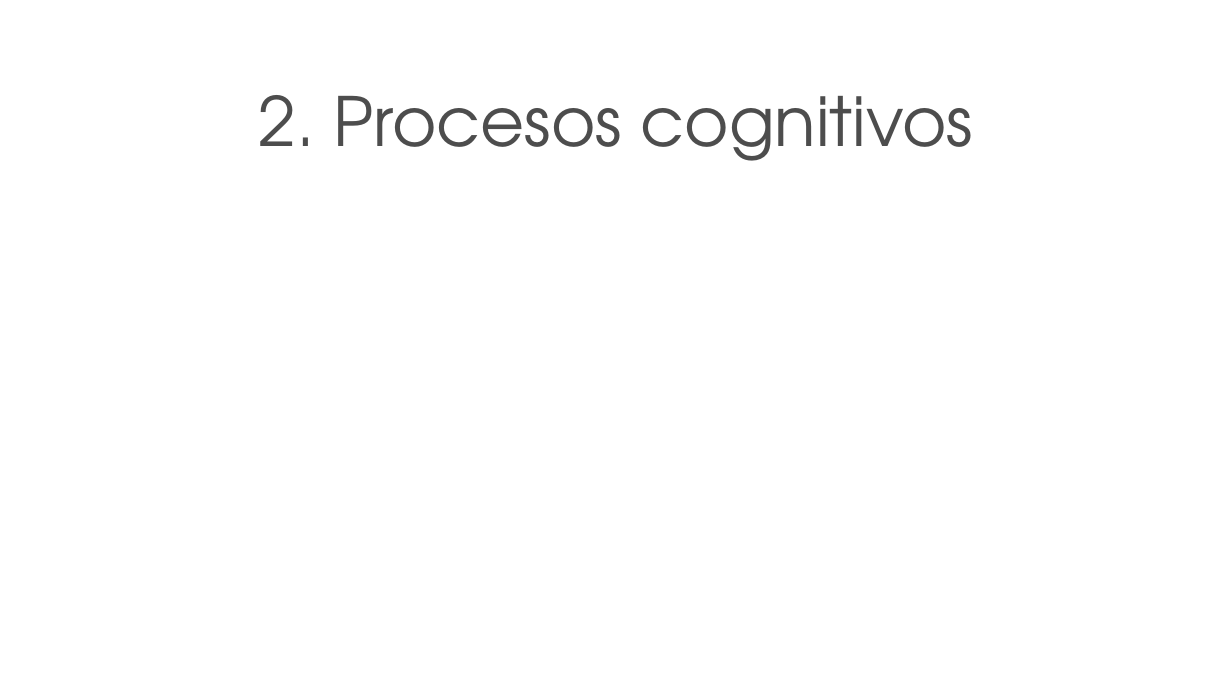
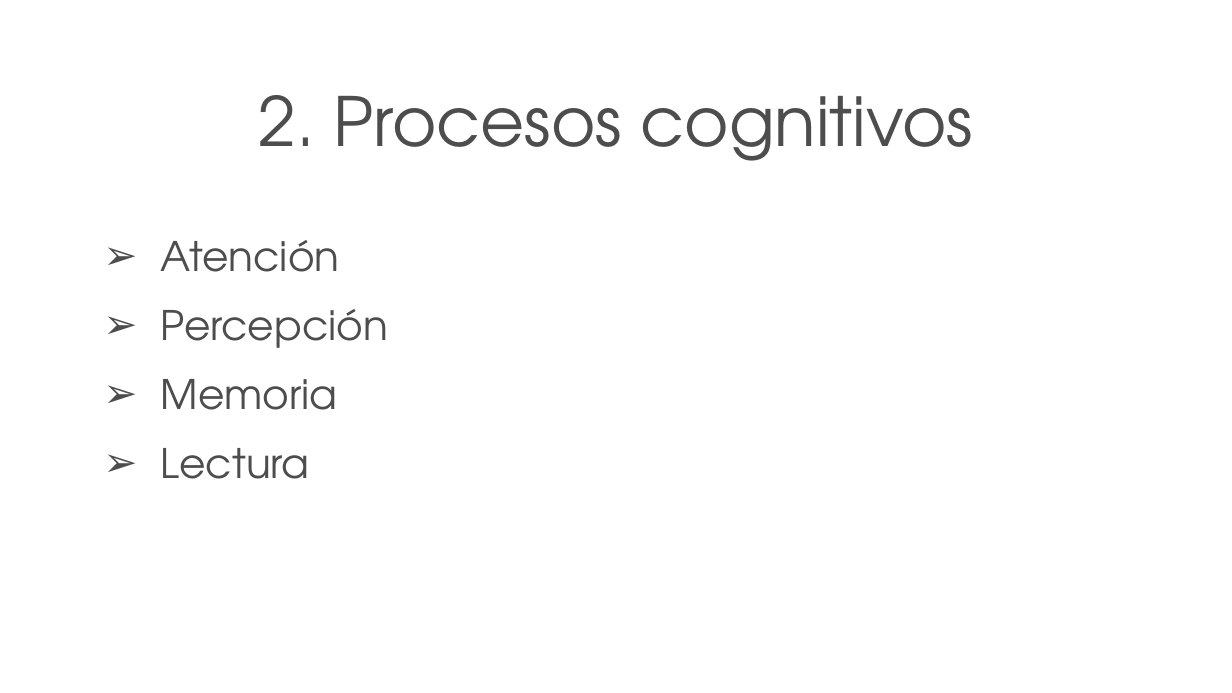
Before and after one commit to Dmon4516/IPC-Practices, a slide deck: slide 12 of Practica8/presentacion/Proyecto Práctica 8.ppt (slide 14 before the commit). Drawn at 1232x693 pixels with LibreOffice and Linux fonts; fonts in the diff are those of the drawing; background and template pictures are left out. Boxes give left, top, right and bottom in pixels: in the first picture for what was removed or moved away, otherwise in the second. Text is boxed around its words. In the diff, an @@ line names an element or a change of style, - is before the commit and + after.

```diff
--- a/Practica8/presentacion/Proyecto Práctica 8.ppt
+++ b/Practica8/presentacion/Proyecto Práctica 8.ppt
@@ text added at (161, 240, 389, 479), 30 pt, text #4D4D4D @@
+➢ Atención
+➢ Percepción
+➢ Memoria
+➢ Lectura
```
Also in this commit, not shown: 5 other slides changed, 2 slides removed, 3 other files.
